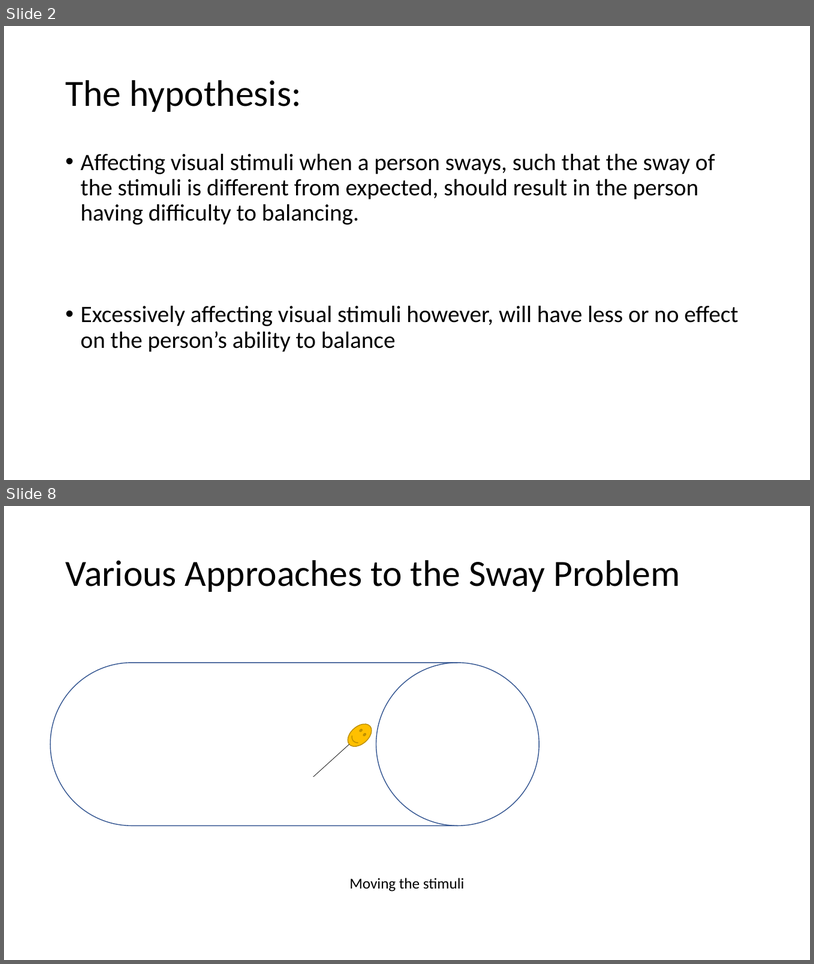
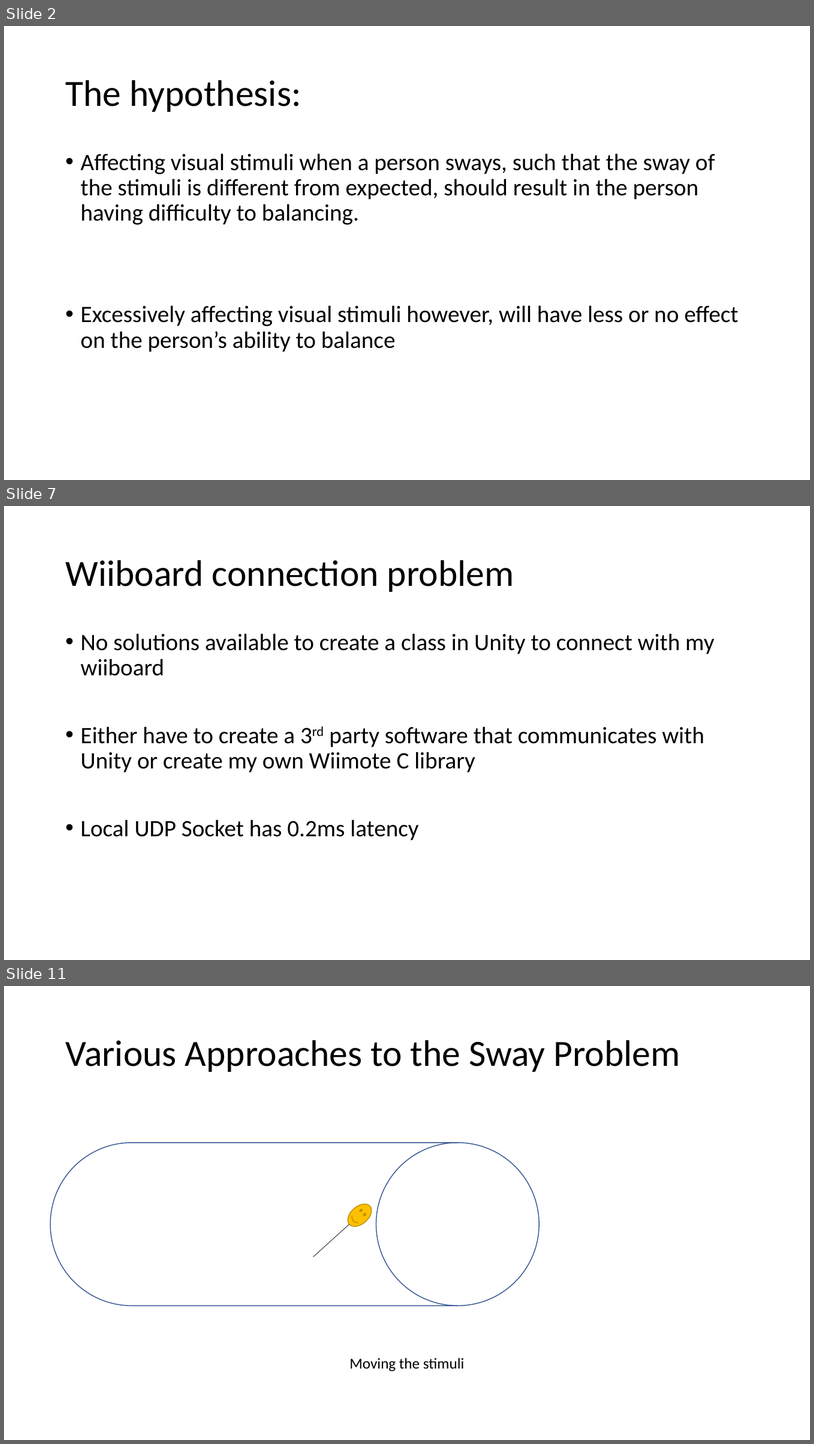
Before and after one commit to colonbrack3t/Final-Year-Project-2022, a slide deck: Final Year Project.pptx. Shown one above the other, each under a label of ours: slides 2 and 8 before the commit, slides 2, 7 and 11 after it; the slides between them are not shown. The pictures are 814x964 and 814x1444 pixels, drawn with LibreOffice and Linux fonts; fonts in the diff are those of the drawing. Boxes give left, top, right and bottom in pixels: in the first picture for what was removed or moved away, otherwise in the second. Text is boxed around its words. In the diff, an @@ line names an element or a change of style, - is before the commit and + after.

```diff
--- a/Final Year Project.pptx
+++ b/Final Year Project.pptx
@@ slide 7 added at [4,506,810,960], background #FFFFFF @@
@@ title added at [65,560,515,592], 44 pt, text #000000 @@
+Wiiboard connection problem
@@ text added at [81,633,714,840], 28 pt, text #000000 @@
+• No solutions available to create a class in Unity to connect with my wiiboard
+• Either have to create a 3rd party software that communicates with Unity or create my own Wiimote C library
+• Local UDP Socket has 0.2ms latency
@@ what was slide 8 is now slide 11 @@
```
Also in this commit, not shown: 8 slides changed, 6 other slides added, 1 slide removed.
